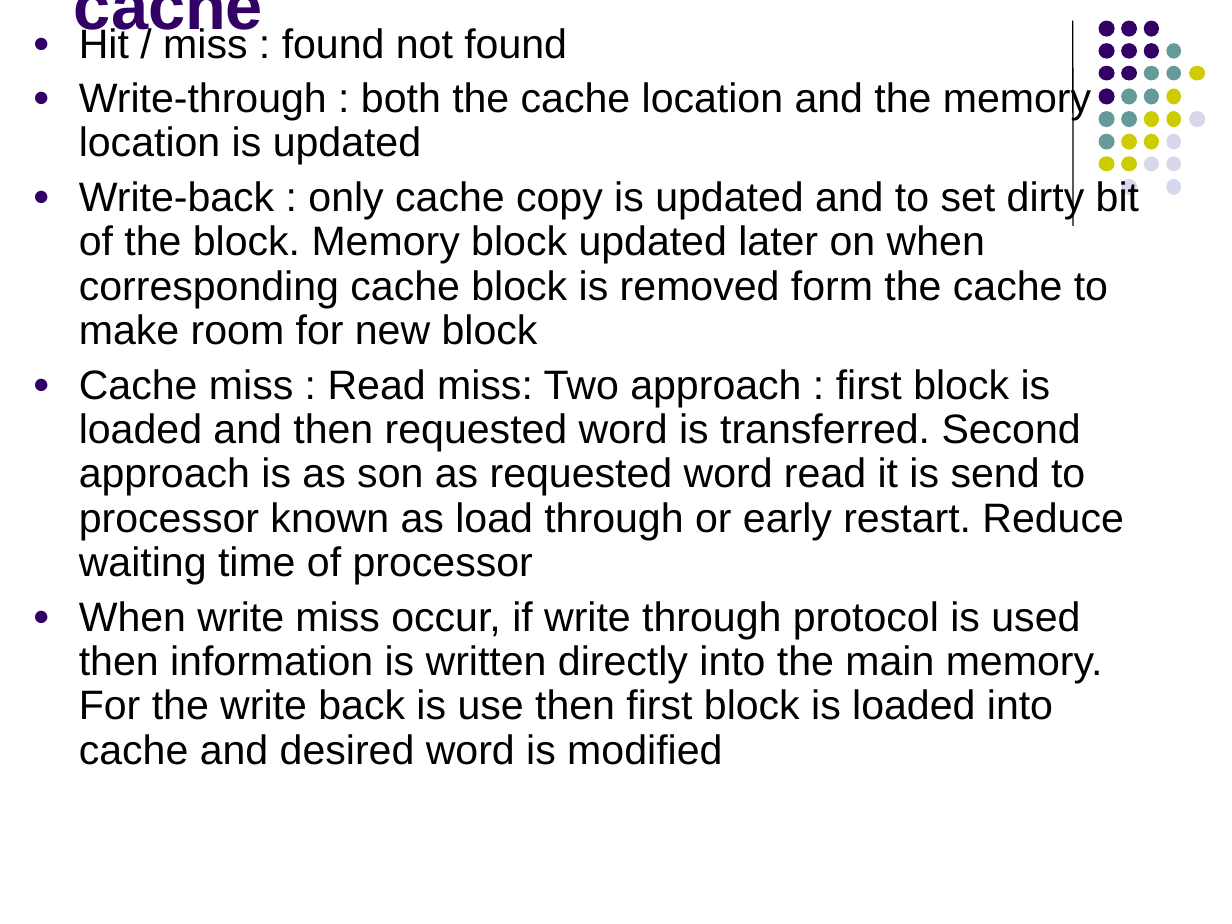
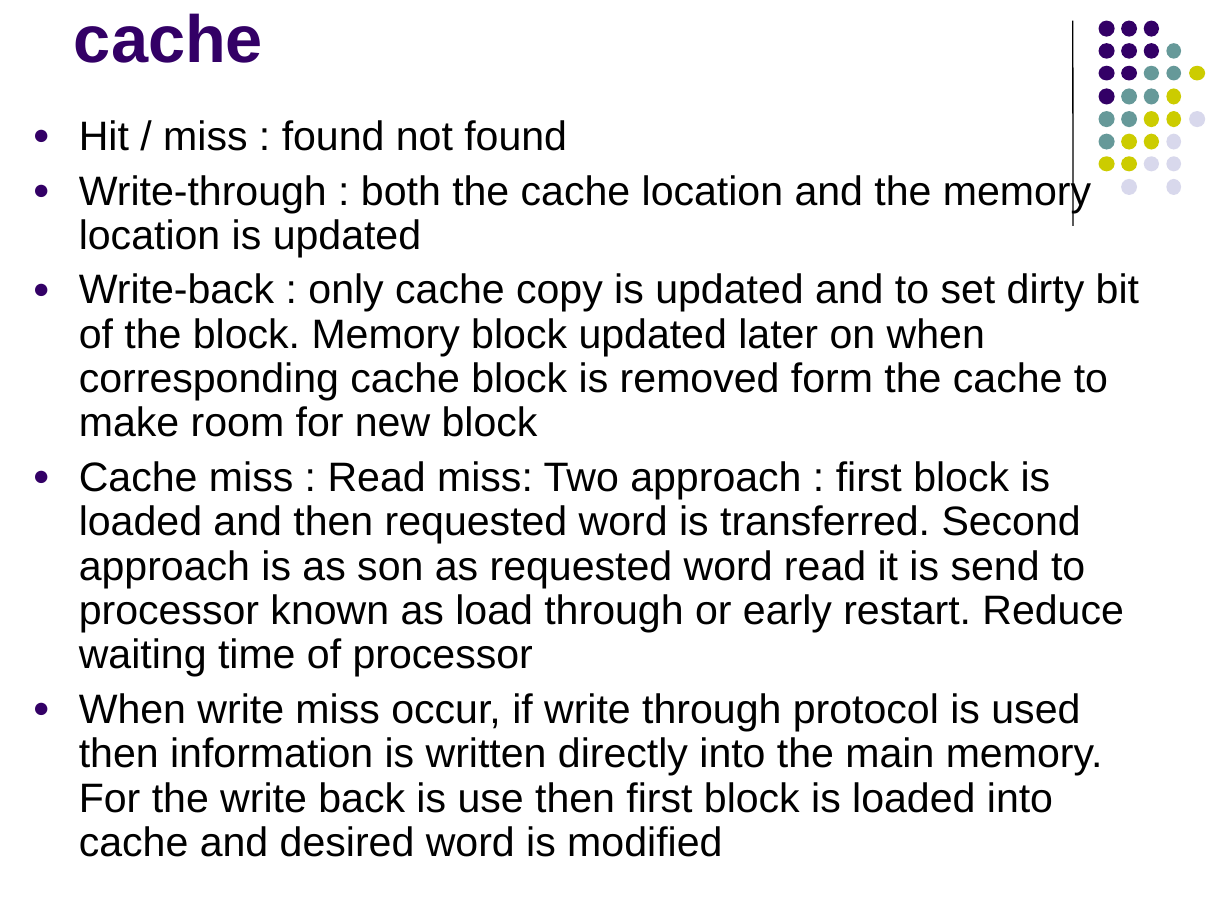
Before and after one commit to Khushi130404/Assembly_8085_Processor, a slide deck: slide 46 of CO_Study/7_memeory1_ams.ppt. Drawn at 1232x924 pixels with LibreOffice and Linux fonts; fonts in the diff are those of the drawing. Boxes give left, top, right and bottom in pixels: in the first picture for what was removed or moved away, otherwise in the second. Text is boxed around its words. In the diff, an @@ line names an element or a change of style, - is before the commit and + after.

```diff
--- a/CO_Study/7_memeory1_ams.ppt
+++ b/CO_Study/7_memeory1_ams.ppt
@@ title "cache" rewrapped from box(74, 0, 263, 41) to box(74, 13, 263, 63) @@
@@ text "Hit / miss : found ...": place and size @@
-text "Hit / miss : found ..." at box(79, 25, 1139, 765)
+text "Hit / miss : found ..." at box(79, 120, 1139, 857)
```
Also in this commit, not shown: 10 other slides changed, 1 other file.
